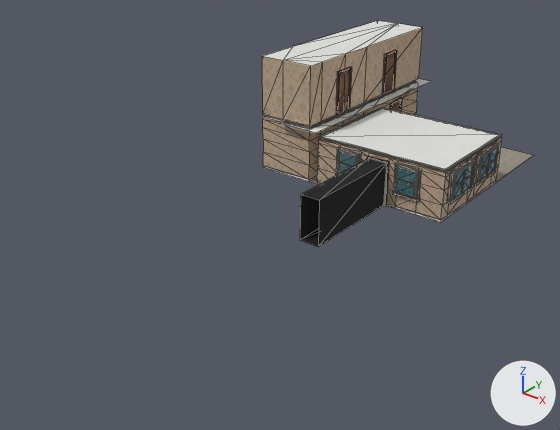
What one commit did to the glTF model Room/Room.glb.
One viewpoint serves both versions: a 50 mm camera at (16.4, -30.2, 14.7) aimed at (-1.5, -7.7, 0.8). Arrows for +X, +Y and +Z are at lower right; the lights stay in place. The older version comes first. Mesh edges are drawn as thin lines on the coarser meshes. Where no turn or scale is listed for an object, it has been applied to the vertices. Vertices at exactly the same position are counted once.

Objects in the first picture: 'Hallway-col', 'Room-col', 'Window.001-col', 'WindowWide-col', 'WindowWide.001-col' and 7 more.
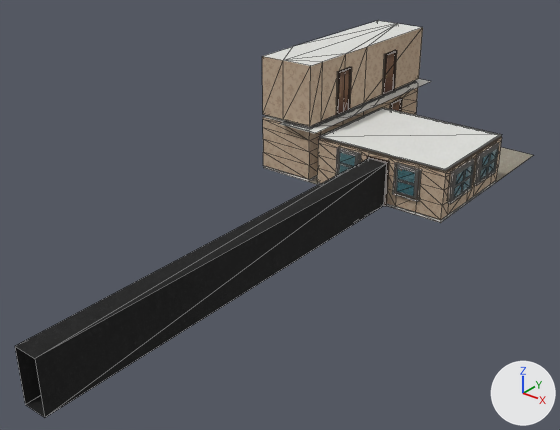
Changed parts and their boxes [x1, y1, x2, y2] in the pictures (560 x 430 px):
```json
{"object": "Hallway-col", "change": "reshaped", "before": [300, 158, 387, 247], "after": [15, 158, 387, 418], "on screen": "324% wider, 190% taller"}
```

Scene script edits in JSON lines:
```json
{"block": "me_cube_002", "where": "# used by ob_hallway_col; location = (0.0, -5.25, 1.02)"}
{"op": "remove", "block": "me_cube_002", "code": "me_cube_002.from_pydata(...)  # 8 vertices, 8 faces; spans x -0.46..0.46, y -2.5..2.5, z -1.02..1.02"}
{"op": "add", "block": "me_cube_002", "code": "me_cube_002.from_pydata(...)  # 10 vertices, 10 faces; spans x -0.46..0.46, y -15.6..2.5, z -1.02..1.02"}
{"block": "me_cube_002", "change": "me_cube_002 part 1"}
{"block": "me_cube_002", "change": "6 vertices are removed from x -0.46..0.46, y -2.5..2.5, z -1.02..1.02"}
{"block": "me_cube_002", "change": "8 faces are deleted"}
{"block": "me_cube_002", "change": "8 vertices are added at x -0.46..0.46, y -15.6..2.45, z -1.02..1.02"}
{"block": "me_cube_002", "change": "10 new faces join them"}
```
